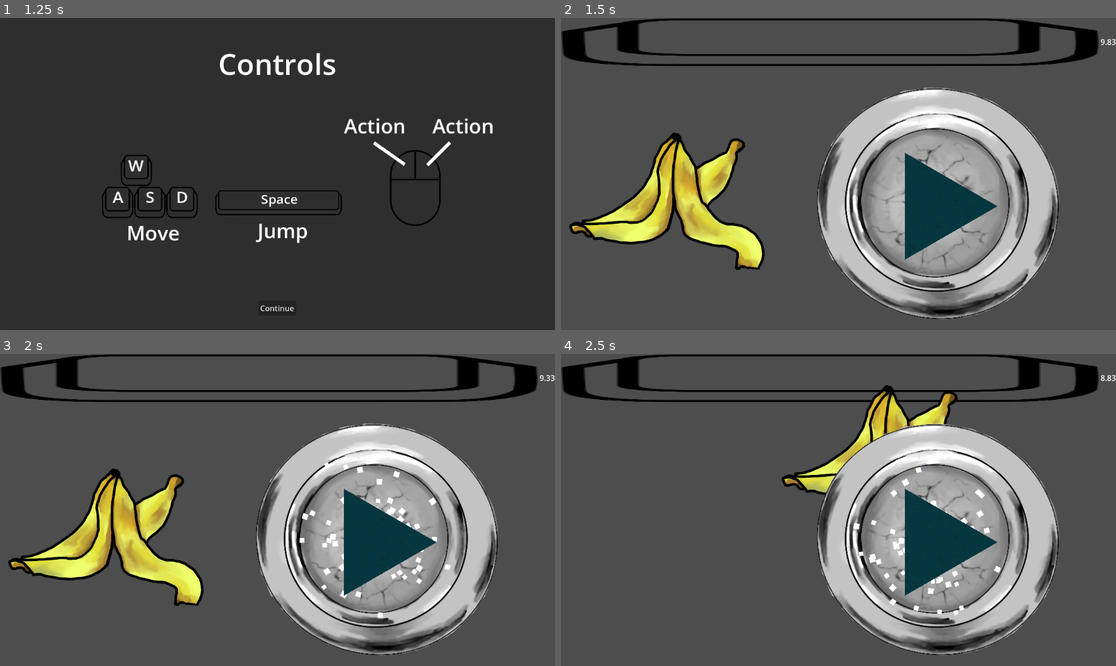
Above: before the commit, frames 1-4 (two rows, left to right).
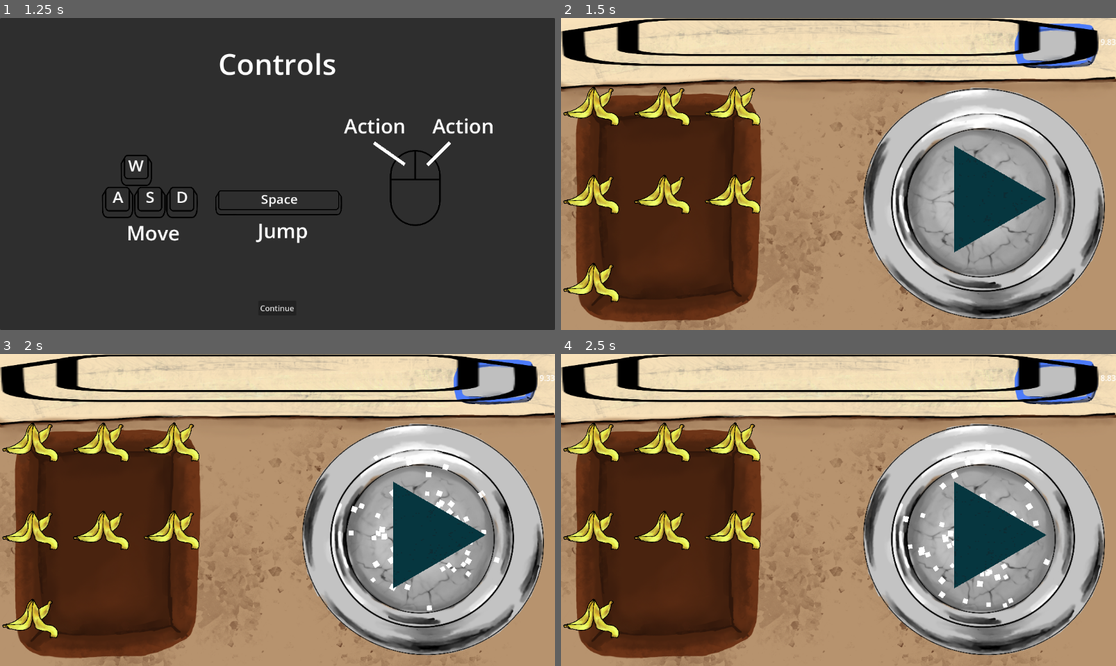
Above: after the commit, the same moments.

Repository: KIT-GameJam/Firework-Craft
Game: Godot game, scene res://gamemanager/gamemanager.tscn
The game is run twice, just before and just after one commit, with the same random seed, the same clock (stepped at 60 frames per second) and the same inputs.
Inputs (mouse positions are in pixels of both pictures, inside the frame that each line leads up to):
- Up to frame 1 (1.25 s): click "Start" at 0.5 s
- Up to frame 2 (1.5 s): click "Continue" at 1.25 s
- Up to frame 3 (2 s): no input
- Up to frame 4 (2.5 s): tap Enter at 2 s; drag from (683, 525) to (894, 441) at 2.02 s

Frame 1 is identical in both runs. In frame 2, 92% of the frame differs, in the area x 0-100%, y 0-100%; in frame 3, 92%; in frame 4, 92%.

Commit message:
Position Flask and ingredients correctly

Diff:
--- a/entities/Ingredients/banana_ingredient.tscn
+++ b/entities/Ingredients/banana_ingredient.tscn
@@ -4,6 +4,14 @@
 [ext_resource type="Texture2D" uid="uid://ujbeg51ilnry" path="res://textures/ingredients/banana.png" id="2_5legj"]
 
 [node name="AbstractResourceObject" instance=ExtResource("1_3kl3t")]
-offset_right = 500.0
-offset_bottom = 500.0
+anchors_preset = 15
+anchor_right = 1.0
+anchor_bottom = 1.0
+grow_horizontal = 2
+grow_vertical = 2
+size_flags_horizontal = 3
+size_flags_vertical = 3
 texture = ExtResource("2_5legj")
+expand_mode = 1
+stretch_mode = 4
+script = null
--- a/entities/flask/flask.tscn
+++ b/entities/flask/flask.tscn
@@ -1,12 +1,26 @@
-[gd_scene load_steps=3 format=3 uid="uid://c03f4e3i006pp"]
+[gd_scene load_steps=4 format=3 uid="uid://c03f4e3i006pp"]
 
 [ext_resource type="Script" uid="uid://dckixa4yd5csh" path="res://entities/flask/flask.gd" id="1_ubm4n"]
 [ext_resource type="Texture2D" uid="uid://bephr0yqnx4o1" path="res://textures/flask.png" id="2_3wnpu"]
+[ext_resource type="PackedScene" uid="uid://mr0nop6jx4b2" path="res://entities/flask/particles.tscn" id="3_wa4fi"]
 
 [node name="Flask" type="TextureRect"]
 clip_children = 1
-offset_right = 324.0
+offset_left = 20.0
+offset_top = 20.0
+offset_right = 20.0
+offset_bottom = 20.0
 texture = ExtResource("2_3wnpu")
 expand_mode = 2
 stretch_mode = 4
 script = ExtResource("1_ubm4n")
+
+[node name="Particles" parent="." instance=ExtResource("3_wa4fi")]
+layout_mode = 1
+anchors_preset = 8
+anchor_left = 0.5
+anchor_top = 0.5
+anchor_right = 0.5
+anchor_bottom = 0.5
+grow_horizontal = 2
+grow_vertical = 2
--- a/levels/main_level.tscn
+++ b/levels/main_level.tscn
@@ -1,10 +1,12 @@
-[gd_scene load_steps=6 format=3 uid="uid://cyfvcuxi210mg"]
+[gd_scene load_steps=7 format=3 uid="uid://cyfvcuxi210mg"]
 
 [ext_resource type="Script" uid="uid://23td8m5q5kxt" path="res://levels/main_level.gd" id="1_ilwad"]
 [ext_resource type="Texture2D" uid="uid://bugrq8paq2d7t" path="res://textures/Keycap.svg" id="2_55n5f"]
+[ext_resource type="Texture2D" uid="uid://dql4xoxu7o26a" path="res://textures/counter.png" id="2_yb8kn"]
 [ext_resource type="PackedScene" uid="uid://bhnbko3x404ly" path="res://entities/Ingredients/banana_ingredient.tscn" id="3_wg11f"]
 [ext_resource type="PackedScene" uid="uid://c03f4e3i006pp" path="res://entities/flask/flask.tscn" id="4_55n5f"]
-[ext_resource type="PackedScene" uid="uid://mr0nop6jx4b2" path="res://entities/flask/particles.tscn" id="5_wg11f"]
+
+[sub_resource type="StyleBoxEmpty" id="StyleBoxEmpty_yb8kn"]
 
 [node name="MainLevel" type="Control"]
 layout_mode = 3
@@ -16,6 +18,16 @@
 size_flags_horizontal = 3
 size_flags_vertical = 3
 script = ExtResource("1_ilwad")
+
+[node name="TextureRect" type="TextureRect" parent="."]
+layout_mode = 1
+anchors_preset = 15
+anchor_right = 1.0
+anchor_bottom = 1.0
+grow_horizontal = 2
+grow_vertical = 2
+texture = ExtResource("2_yb8kn")
+expand_mode = 1
 
 [node name="Timer" type="Timer" parent="."]
 unique_name_in_owner = true
@@ -51,38 +63,38 @@
 [node name="IngredientTable" type="GridContainer" parent="VBoxContainer/HBoxContainer2"]
 custom_minimum_size = Vector2(100, 0)
 layout_mode = 2
+size_flags_horizontal = 3
 size_flags_vertical = 3
 columns = 3
 
-[node name="AbstractResourceObject6" parent="VBoxContainer/HBoxContainer2/IngredientTable" instance=ExtResource("3_wg11f")]
+[node name="AbstractResourceObject11" parent="VBoxContainer/HBoxContainer2/IngredientTable" instance=ExtResource("3_wg11f")]
+layout_mode = 2
+
+[node name="AbstractResourceObject12" parent="VBoxContainer/HBoxContainer2/IngredientTable" instance=ExtResource("3_wg11f")]
+layout_mode = 2
+
+[node name="AbstractResourceObject13" parent="VBoxContainer/HBoxContainer2/IngredientTable" instance=ExtResource("3_wg11f")]
 layout_mode = 2
 
 [node name="AbstractResourceObject" parent="VBoxContainer/HBoxContainer2/IngredientTable" instance=ExtResource("3_wg11f")]
 layout_mode = 2
-expand_mode = 1
 
 [node name="AbstractResourceObject2" parent="VBoxContainer/HBoxContainer2/IngredientTable" instance=ExtResource("3_wg11f")]
 layout_mode = 2
-expand_mode = 1
 
 [node name="AbstractResourceObject3" parent="VBoxContainer/HBoxContainer2/IngredientTable" instance=ExtResource("3_wg11f")]
 layout_mode = 2
-expand_mode = 1
 
 [node name="AbstractResourceObject4" parent="VBoxContainer/HBoxContainer2/IngredientTable" instance=ExtResource("3_wg11f")]
 layout_mode = 2
-expand_mode = 1
 
-[node name="Flask" parent="VBoxContainer/HBoxContainer2" node_paths=PackedStringArray("particles") instance=ExtResource("4_55n5f")]
+[node name="VSeparator" type="VSeparator" parent="VBoxContainer/HBoxContainer2"]
+layout_mode = 2
+theme_override_constants/separation = 164
+theme_override_styles/separator = SubResource("StyleBoxEmpty_yb8kn")
+
+[node name="Flask" parent="VBoxContainer/HBoxContainer2" instance=ExtResource("4_55n5f")]
 clip_children = 2
 layout_mode = 2
-particles = NodePath("Particles")
-
-[node name="Particles" parent="VBoxContainer/HBoxContainer2/Flask" instance=ExtResource("5_wg11f")]
-layout_mode = 0
-offset_left = 266.0
-offset_top = 287.0
-offset_right = 266.0
-offset_bottom = 287.0
 
 [connection signal="timeout" from="Timer" to="." method="_day_over"]
